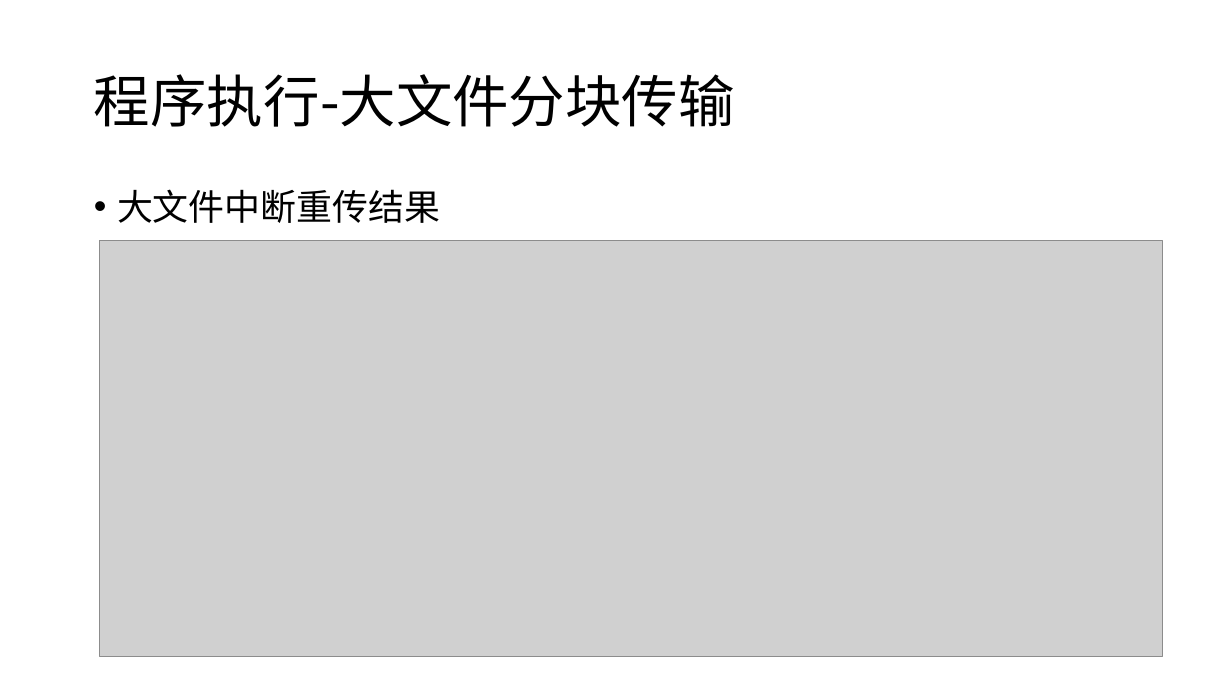
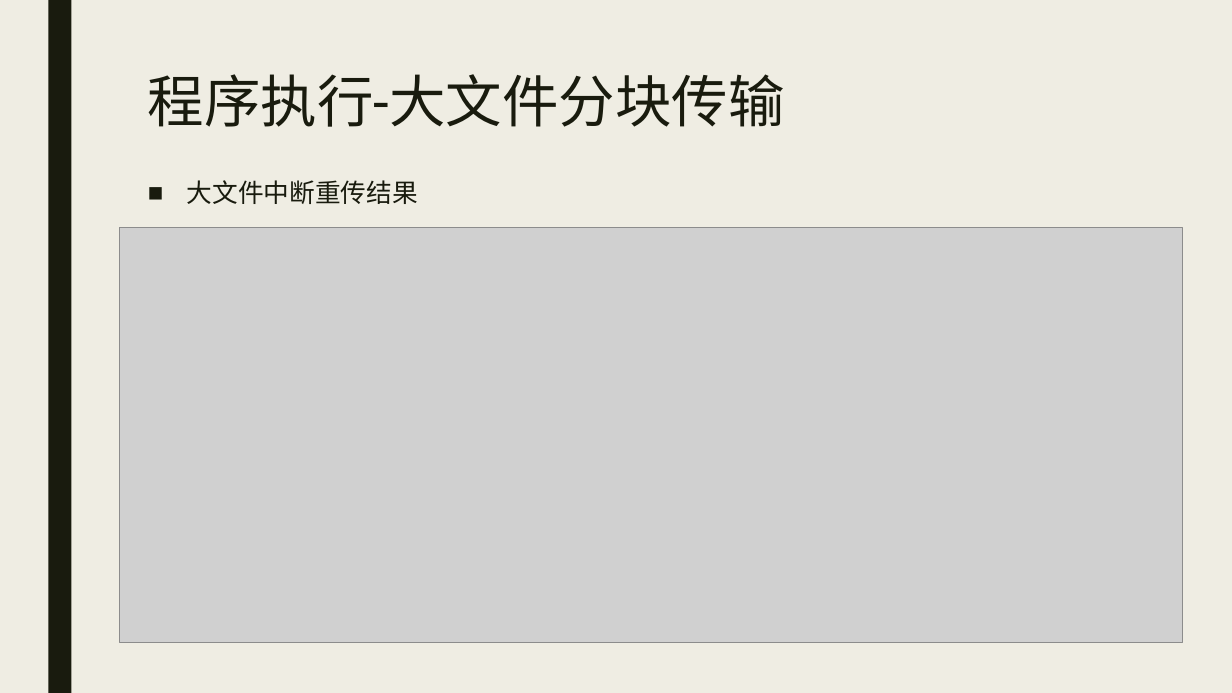
Before and after one commit to Caesarhhh/2021-Big-data-development, a slide deck: slide 23 of 大数据怎么存？/Big-data-homework1展示ppt.pptx. Drawn at 1232x693 pixels with LibreOffice and Linux fonts; fonts in the diff are those of the drawing; grey boxes stand for pictures. Boxes give left, top, right and bottom in pixels: in the first picture for what was removed or moved away, otherwise in the second. Text is boxed around its words. In the diff, an @@ line names an element or a change of style, - is before the commit and + after.

```diff
--- a/大数据怎么存？/Big-data-homework1展示ppt.pptx
+++ b/大数据怎么存？/Big-data-homework1展示ppt.pptx
@@ background #FFFFFF to #EFEDE3 @@
@@ rectangle added at (x1=48, y1=0, x2=71, y2=693), fill #191B0E @@
@@ title "程序执行-大文件分块传输" moved from (x1=94, y1=74, x2=735, y2=127) to (x1=148, y1=74, x2=785, y2=127) @@
@@ title "程序执行-大文件分块传输" at (x1=148, y1=74, x2=785, y2=127): font Noto Sans CJK SC to Roboto, text colour #000000 to #191B0E; line spacing 0.9 to 0.89; vertical alignment middle to top @@
@@ text "大文件中断重传结果" moved from (x1=117, y1=189, x2=440, y2=223) to (x1=187, y1=180, x2=418, y2=204) @@
@@ text "大文件中断重传结果" at (x1=187, y1=180, x2=418, y2=204): size 28 to 20 pt, font Noto Sans CJK SC to Roboto, text colour #000000 to #191B0E; bullet • to ■; line spacing 0.9 to 0.94; more space between paragraphs @@
@@ picture moved from (x1=100, y1=240, x2=1163, y2=656) to (x1=120, y1=227, x2=1183, y2=643) @@
```
Also in this commit, not shown: 22 other slides changed.
